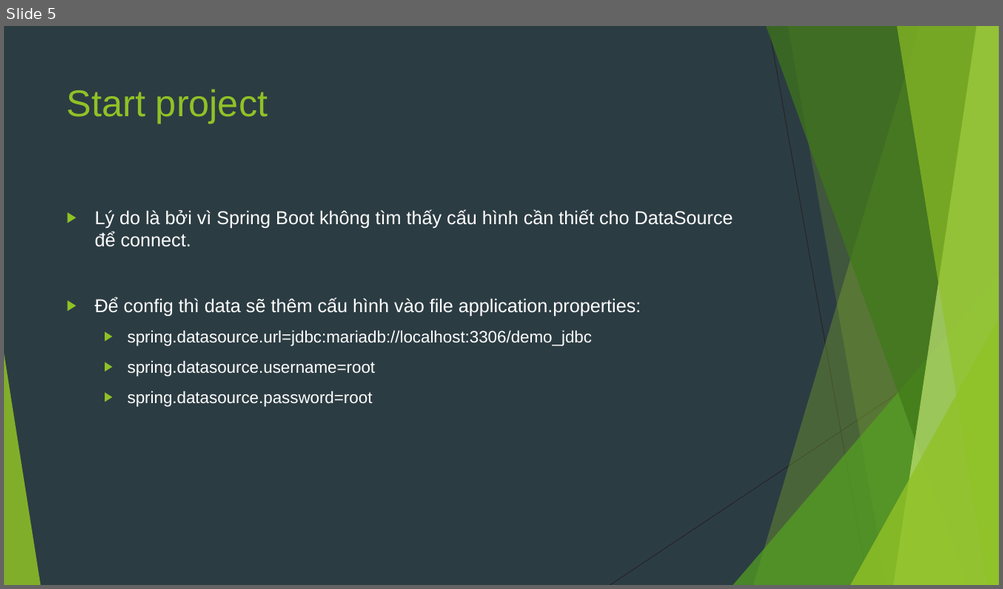
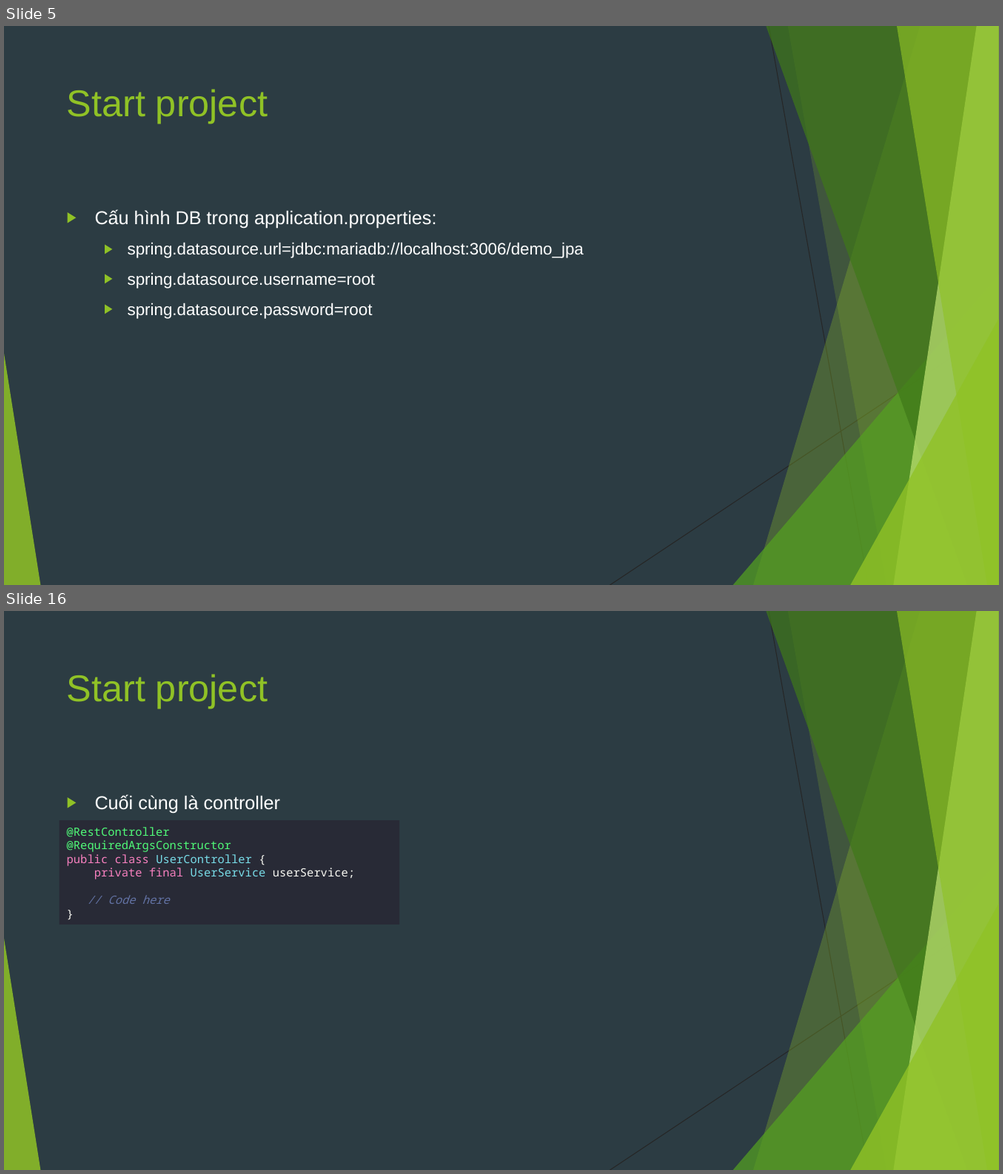
Before and after one commit to sobbingwind/SpringBoot, a slide deck: 07.Spring Data JPA.pptx. Shown one above the other, each under a label of ours: slide 5 before the commit, slides 5 and 16 after it; the slides between them are not shown. The pictures are 1003x589 and 1003x1174 pixels, drawn with LibreOffice and Linux fonts; fonts in the diff are those of the drawing. Boxes give left, top, right and bottom in pixels: in the first picture for what was removed or moved away, otherwise in the second. Text is boxed around its words. In the diff, an @@ line names an element or a change of style, - is before the commit and + after.

```diff
--- a/07.Spring Data JPA.pptx
+++ b/07.Spring Data JPA.pptx
@@ slide 16 added at box(4, 611, 999, 1170), background #2C3C43; not listed: 10 template elements that a slide beside it also shows @@
@@ title added at box(67, 674, 267, 709), 36 pt, text #90C226 @@
+Start project
@@ text added at box(95, 795, 281, 814), 18 pt, text #FFFFFF @@
+▶ Cuối cùng là controller
@@ rectangle added at box(60, 820, 399, 925), fill #282A36, 11 pt, text #50FA78 @@
+@RestController
+@RequiredArgsConstructor
+public class UserController {
+private final UserService userService;
+// Code here
+}
@@ slide 5 changed as well @@
@@ text at box(95, 210, 583, 258): text changed; size 18 to 16 pt @@
-▶ Lý do là bởi vì Spring Boot không tìm thấy cấu hình cần thiết cho DataSource để connect.
-▶ Để config thì data sẽ thêm cấu hình vào file application.properties:
-  ▶ spring.datasource.url=jdbc:mariadb://localhost:3306/demo_jdbc
+▶ Cấu hình DB trong application.properties:
+  ▶ spring.datasource.url=jdbc:mariadb://localhost:3006/demo_jpa
```
Also in this commit, not shown: 7 other slides changed, 25 other slides added, 20 slides removed.
